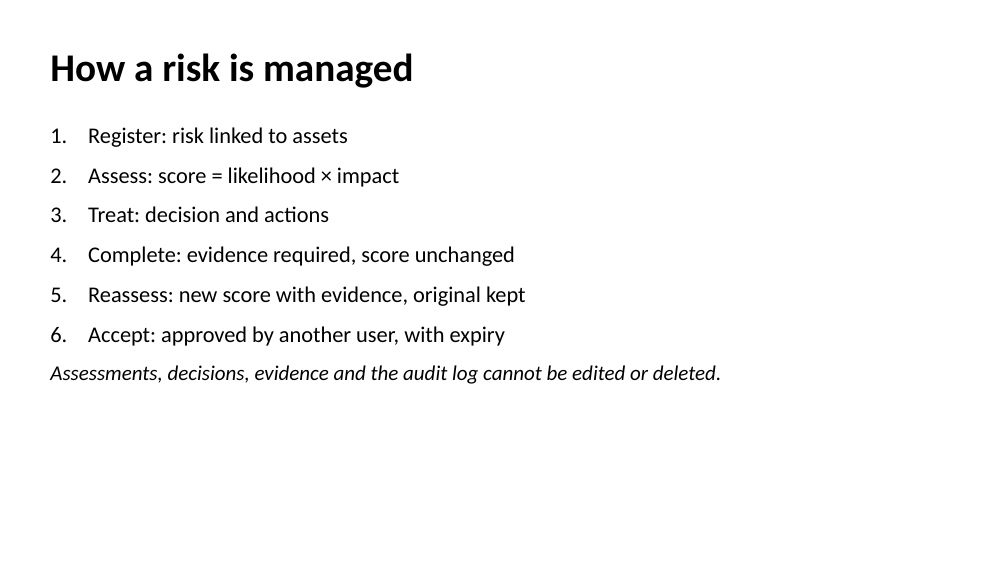
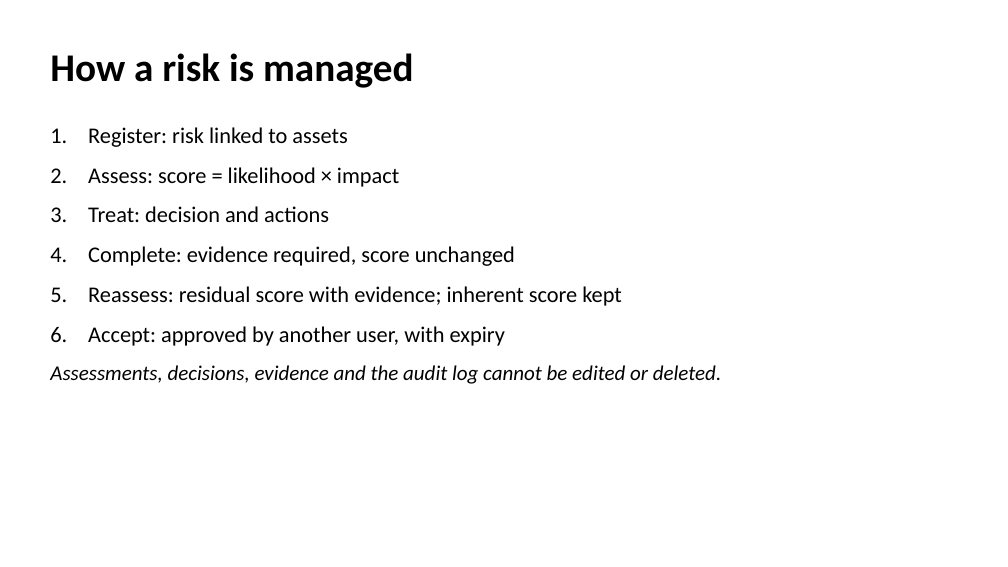
Before and after one commit to 2512742/GRC208, a slide deck: slide 5 of WS5-presentation/slides/GRC208_Group1_Slides.pptx. Drawn at 1008x567 pixels with LibreOffice and Linux fonts; fonts in the diff are those of the drawing. Boxes give left, top, right and bottom in pixels: in the first picture for what was removed or moved away, otherwise in the second. Text is boxed around its words. In the diff, an @@ line names an element or a change of style, - is before the commit and + after.

Commit message:
docs: report, slides, abstract and video script updated for inherent/residual risk and the Neon backup
- Report: 16 figures replaced (new screenshots, architecture with the Neon remote backup, ER
  diagram with assessment_action); wording Original/Current -> Inherent/Residual; database
  roles; 480 API tests, 95% coverage, 29 interface tests; level definitions in the app.
- Slides 3, 4, 5, 7, 10 and their four images; abstract and video script to match.
- Diagram sources kept as Mermaid (D1/D2 .mmd); E20 and the sample PDF regenerated.
- PDF report: heat map heading names the residual (current) scores.

```diff
--- a/WS5-presentation/slides/GRC208_Group1_Slides.pptx
+++ b/WS5-presentation/slides/GRC208_Group1_Slides.pptx
@@ text at [88, 286, 622, 306]: text changed @@
-5. Reassess: new score with evidence, original kept
+5. Reassess: residual score with evidence; inherent score kept
```
Also in this commit, not shown: 5 other slides changed, 11 other files.
